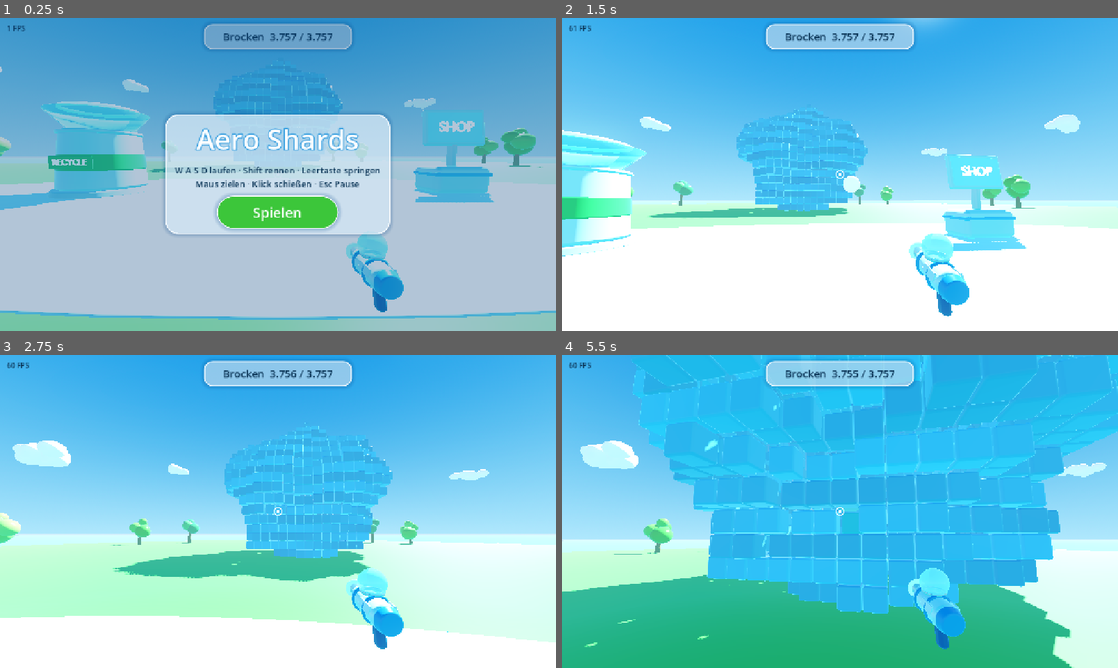
Above: before the commit, frames 1-4 (two rows, left to right).
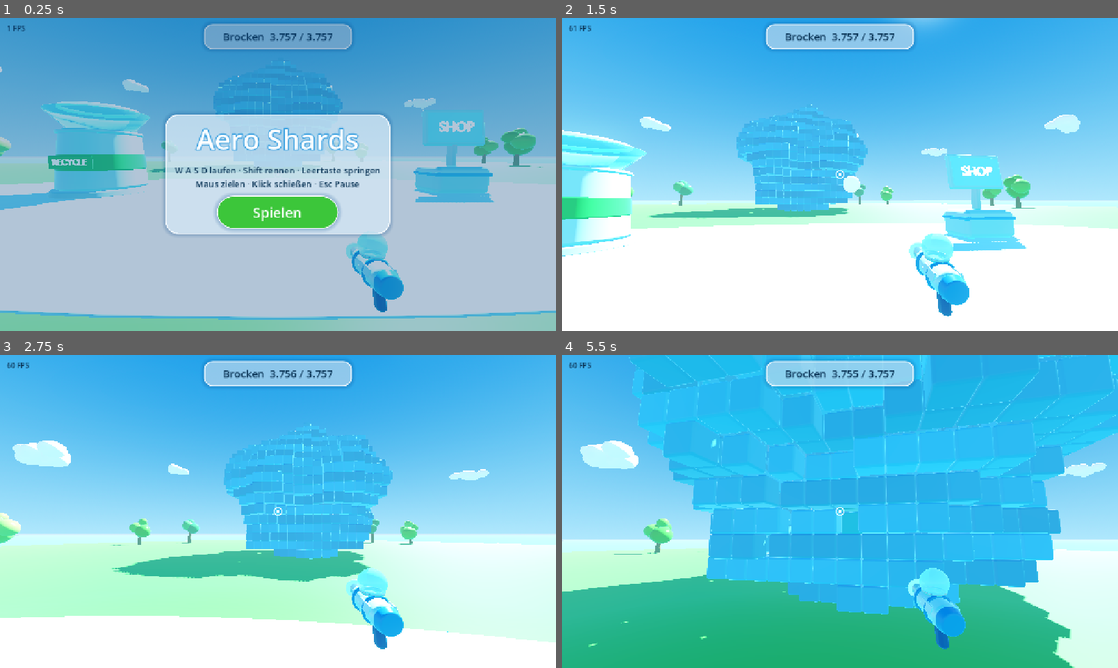
Above: after the commit, the same moments.

Repository: balckemarkus-ctrl/Aerolicious
Game: Godot game, scene res://main.tscn
Same seed, same stepped clock (60 frames per second), same inputs: the game is played once before the commit and once after it.
Inputs (mouse positions are in pixels of both pictures, inside the frame that each line leads up to):
- Up to frame 1 (0.25 s): no input
- Up to frame 2 (1.5 s): click "Spielen" at 0.5 s; tap Enter at 1.25 s; move the mouse to (867, 174) at 1.27 s; hold W from 1.28 s (still down); tap Shift at 1.35 s; click (867, 174) at 1.42 s
- Up to frame 3 (2.75 s): keep holding W; tap Space at 1.52, 2.27 s; move the mouse to (250, 511) at 2.02 s; tap Shift at 2.1 s
- Up to frame 4 (5.5 s): keep holding W; move the mouse to (851, 505) at 2.77 s; tap Shift every 0.75 s from 2.85 to 5.1 s; move the mouse to (834, 517) at 3.52 s; click (834, 517) at 3.67 s; tap Space at 3.77, 4.52, 5.27 s; move the mouse to (878, 514) at 4.27 s; move the mouse to (795, 508) at 5.02 s

The runs differ from the first frame. In frame 1, 0.1% of the frame differs, in the area x 38-62%, y 13-46%; in frame 2, 0.3%; in frame 3, 0.5%; in frame 4, 2.4%, in the area x 2-100%, y 0-100%.

Commit message:
Fix touch stick zone and button layout on phones, close block seams
The touch control's own size was still 0 at startup, so every touch
counted as look input and the jump button sat off-screen. Use the
viewport size instead. Scale block instances so they touch, which removes
see-through seams in the centre of the screen.

Co-Authored-By: Claude Opus 5.5 <noreply@anthropic.com>

Diff:
--- a/godot/scripts/chunk.gd
+++ b/godot/scripts/chunk.gd
@@ -10,6 +10,8 @@
 const DIM := 128
 const NEIGHBORS := [Vector3i(1, 0, 0), Vector3i(-1, 0, 0), Vector3i(0, 1, 0), Vector3i(0, -1, 0), Vector3i(0, 0, 1), Vector3i(0, 0, -1)]
 const FLASH := Color(1, 1, 1)
+# Modell ist 0,97 m groß; leicht vergrößert stoßen die Blöcke lückenlos aneinander (keine Durchblick-Fugen)
+const BLOCK_BASIS := Basis(Vector3(1.031, 0, 0), Vector3(0, 1.031, 0), Vector3(0, 0, 1.031))
 
 var n := Config.TOTAL_BLOCKS
 var grid := PackedInt32Array()
@@ -141,7 +143,7 @@
 	var slot := list.size()
 	list.append(b)
 	inst[b] = slot
-	mms[t].set_instance_transform(slot, Transform3D(Basis(), center(b)))
+	mms[t].set_instance_transform(slot, Transform3D(BLOCK_BASIS, center(b)))
 	mms[t].set_instance_color(slot, base_color(b))
 	mms[t].visible_instance_count = list.size()
 
@@ -155,7 +157,7 @@
 	if last != b:
 		list[slot] = last
 		inst[last] = slot
-		mms[t].set_instance_transform(slot, Transform3D(Basis(), center(last)))
+		mms[t].set_instance_transform(slot, Transform3D(BLOCK_BASIS, center(last)))
 		mms[t].set_instance_color(slot, FLASH if flashes.has(last) else base_color(last))
 	inst[b] = -1
 	mms[t].visible_instance_count = list.size()
--- a/godot/scripts/touch_controls.gd
+++ b/godot/scripts/touch_controls.gd
@@ -47,7 +47,7 @@
 	return p
 
 func _ready() -> void:
-	set_anchors_preset(Control.PRESET_FULL_RECT)
+	set_anchors_and_offsets_preset(Control.PRESET_FULL_RECT)
 	mouse_filter = Control.MOUSE_FILTER_IGNORE
 	btn_jump = _make_button("⤒", Vector2(120, 120), 54, glass(60))
 	btn_pause = _make_button("❚❚", Vector2(76, 76), 28, glass(38))
@@ -56,15 +56,19 @@
 	action_label = btn_action.get_child(0)
 	action_label.add_theme_color_override("font_color", Color.WHITE)
 	btn_action.visible = false
-	resized.connect(_layout)
+	get_viewport().size_changed.connect(_layout)
 	_layout()
 
+# Bildschirmgröße in UI-Einheiten (nicht self.size: die kann beim Start noch 0 sein)
+func _screen() -> Vector2:
+	return get_viewport_rect().size
+
 func _layout() -> void:
-	# Abstand zum Rand inkl. Kamera-Aussparung (Safe Area)
+	var scr := _screen()
 	var m := 28.0
-	btn_jump.position = Vector2(size.x - 120 - m - 8, size.y - 120 - m)
-	btn_action.position = Vector2(size.x - 250 - 170, size.y - 84 - m - 18)
-	btn_pause.position = Vector2(size.x - 76 - m, m - 8)
+	btn_jump.position = Vector2(scr.x - 120 - m - 8, scr.y - 120 - m)
+	btn_action.position = Vector2(scr.x - 250 - 170, scr.y - 84 - m - 18)
+	btn_pause.position = Vector2(scr.x - 76 - m, m - 8)
 
 func set_action(text: String) -> void:
 	btn_action.visible = text != ""
@@ -96,7 +100,7 @@
 				b.modulate = Color(0.85, 0.85, 0.85)
 				if b == btn_jump:
 					player.jump_held = true
-			elif e.position.x < size.x * 0.45 and stick_id < 0:
+			elif e.position.x < _screen().x * 0.45 and stick_id < 0:
 				stick_id = e.index
 				stick_center = e.position
 				stick_pos = e.position
